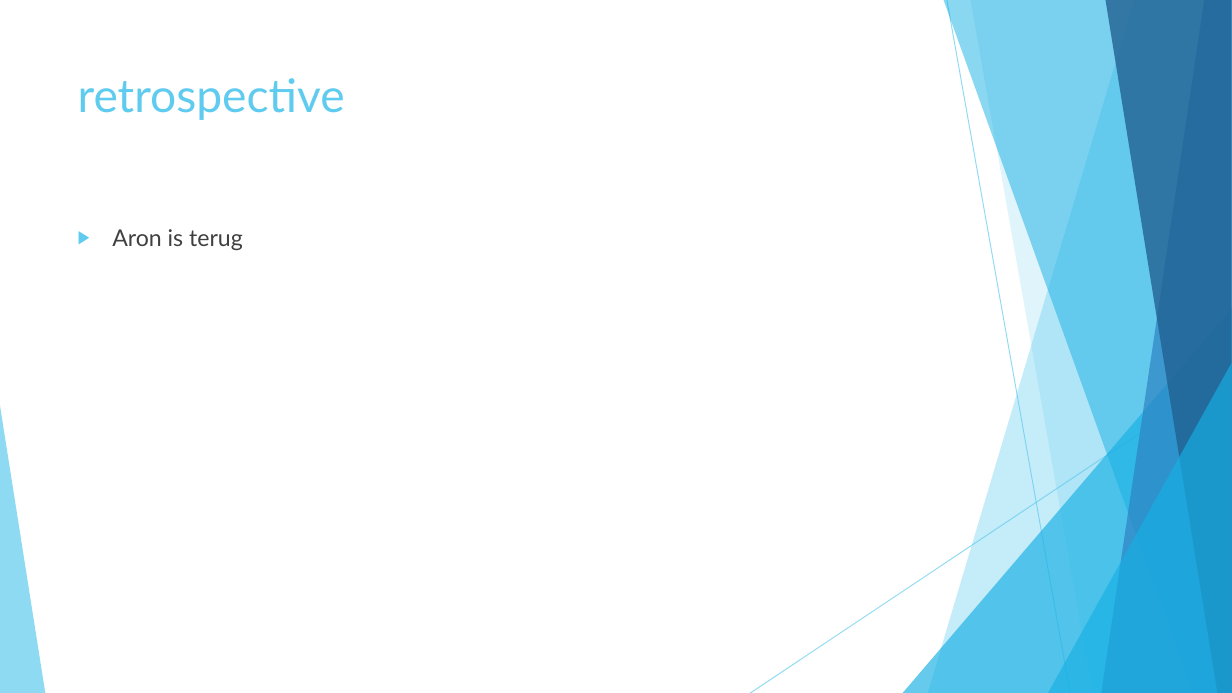
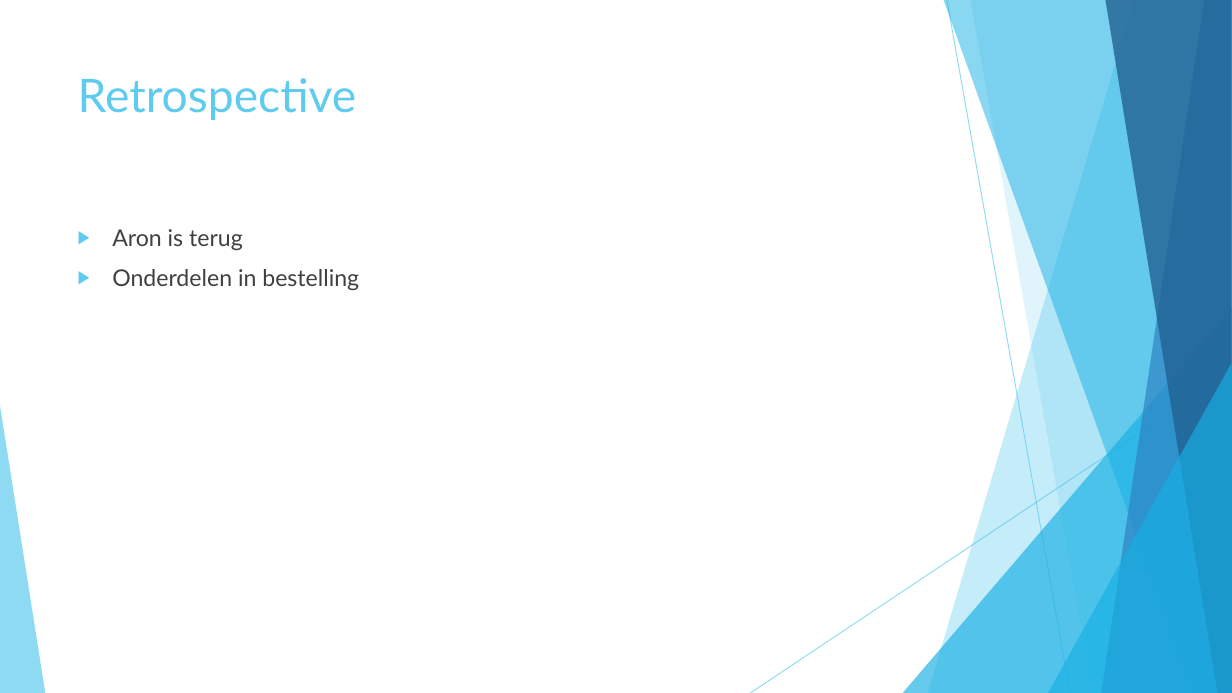
Before and after one commit to merelvdleeden/plastic_vanger, a slide deck: slide 10 of documentatie/scrum presentaties/sprint 2.pptx. Drawn at 1232x693 pixels with LibreOffice and Linux fonts; fonts in the diff are those of the drawing. Boxes give left, top, right and bottom in pixels: in the first picture for what was removed or moved away, otherwise in the second. Text is boxed around its words. In the diff, an @@ line names an element or a change of style, - is before the commit and + after.

```diff
--- a/documentatie/scrum presentaties/sprint 2.pptx
+++ b/documentatie/scrum presentaties/sprint 2.pptx
@@ title at (x1=78, y1=78, x2=357, y2=120): text changed @@
-retrospective
+Retrospective
@@ text at (x1=112, y1=269, x2=359, y2=290): paragraph added @@
+▶ Onderdelen in bestelling
```
Also in this commit, not shown: 2 other slides changed, 3 other files.
